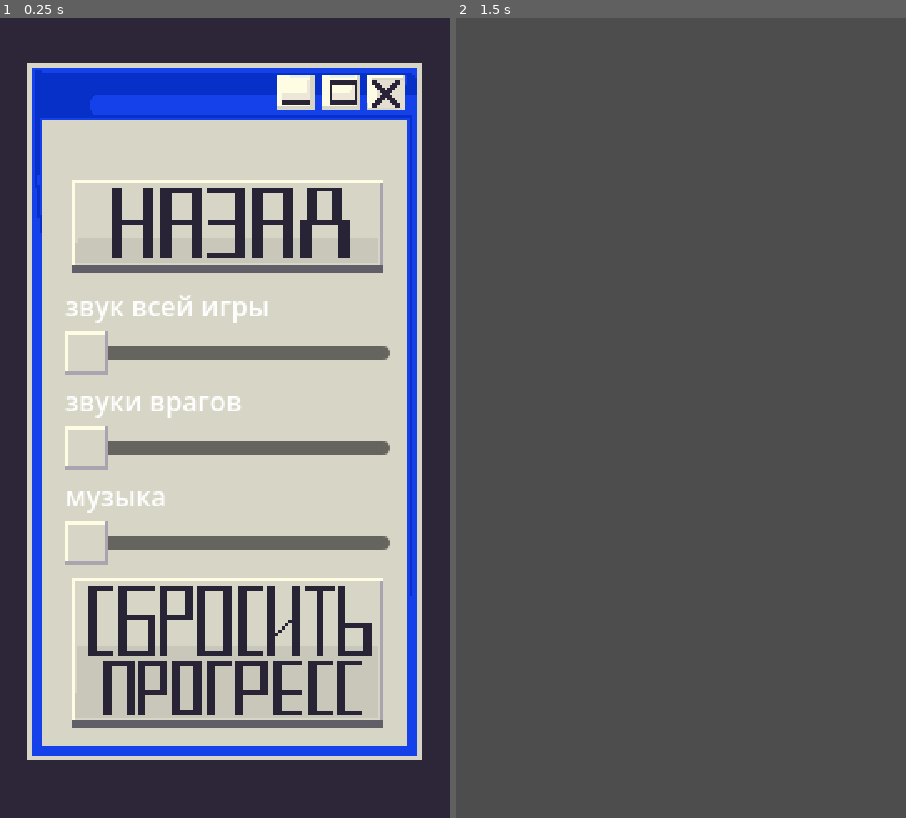
Above: before the commit, frames 1-2 (left to right).
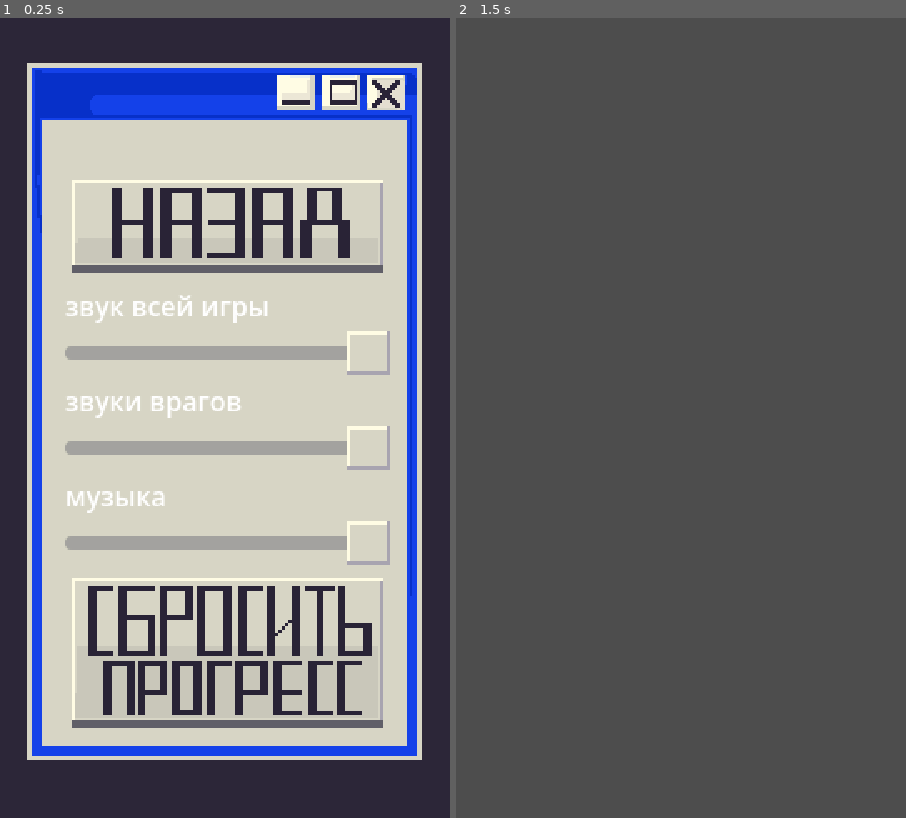
Above: after the commit, the same moments.

Repository: top-it-090304/System-dreams
Game: Godot game, scene res://src/Scenes/Settings.tscn
Same seed, same stepped clock (60 frames per second), same inputs: the game is played once before the commit and once after it. This scene is started directly instead of the project's main scene.
Inputs (mouse positions are in pixels of both pictures, inside the frame that each line leads up to):
- Up to frame 1 (0.25 s): no input
- Up to frame 2 (1.5 s): click (685, 226) at 0.5 s; tap Enter at 1.25 s; move the mouse to (780, 378) at 1.27 s; hold Right (ui_right) from 1.28 s (still down); click (780, 378) at 1.42 s

The runs differ from the first frame. In frame 1, 4.5% of the frame differs, in the area x 14-87%, y 39-69%; in frame 2, nothing differs.

Commit message:
добавлен звук

Diff:
--- a/system-dreams/src/Player/script/player.gd
+++ b/system-dreams/src/Player/script/player.gd
@@ -143,14 +143,15 @@
 	UpdateAnimation()
 
 func _on_death_screen_restart() -> void:
-	var current_scene = get_tree().current_scene.scene_file_path
 	get_tree().paused = false
+	MusicManager.play_gameplay_music()
 	get_tree().reload_current_scene()
 
 
 
 func _on_death_screen_menu() -> void:
 	get_tree().paused = false
+	MusicManager.play_menu_music()
 	get_tree().change_scene_to_file("res://ui/main_menu/main_menu.tscn")
 
 func SetDirection() -> bool:
--- a/system-dreams/src/Scenes/settings.gd
+++ b/system-dreams/src/Scenes/settings.gd
@@ -1,28 +1,109 @@
 extends CanvasLayer
 
+const AUDIO_SETTINGS_PATH := "user://audio_settings.cfg"
+const BUS_MASTER := "Master"
+const BUS_ENEMIES_PRIMARY := "Enemies"
+const BUS_ENEMIES_FALLBACK := "SFX"
 
-# Called when the node enters the scene tree for the first time.
+@onready var _master_slider: HSlider = $Control/VBoxContainer/HSlider2
+@onready var _enemies_slider: HSlider = $Control/VBoxContainer/HSlider
+@onready var _music_slider: HSlider = $Control/VBoxContainer/HSlider3
+
 func _ready() -> void:
 	process_mode = PROCESS_MODE_ALWAYS
 	layer = 30
+	_restore_music_for_context()
+	_setup_sliders()
+	_load_audio_settings()
+
 	$Control/VBoxContainer/settings_back.pressed.connect(_on_settings_back_pressed)
 	$Control/VBoxContainer/reset_progress.pressed.connect(_on_reset_progress_pressed)
 
-
-	pass # Replace with function body.
-
-
-# Called every frame. 'delta' is the elapsed time since the previous frame.
-func _process(delta: float) -> void:
+func _process(_delta: float) -> void:
 	pass
 
+func _setup_sliders() -> void:
+	for slider in [_master_slider, _enemies_slider, _music_slider]:
+		slider.min_value = 0.0
+		slider.max_value = 1.0
+		slider.step = 0.01
+
+	_master_slider.value_changed.connect(_on_master_volume_changed)
+	_enemies_slider.value_changed.connect(_on_enemies_volume_changed)
+	_music_slider.value_changed.connect(_on_music_volume_changed)
+
+func _load_audio_settings() -> void:
+	var config := ConfigFile.new()
+	var err := config.load(AUDIO_SETTINGS_PATH)
+
+	var master_value := 1.0
+	var enemies_value := 1.0
+	var music_value := 1.0
+
+	if err == OK:
+		master_value = float(config.get_value("audio", "master", 1.0))
+		enemies_value = float(config.get_value("audio", "enemies", 1.0))
+		music_value = float(config.get_value("audio", "music", 1.0))
+
+	_master_slider.set_value_no_signal(clampf(master_value, 0.0, 1.0))
+	_enemies_slider.set_value_no_signal(clampf(enemies_value, 0.0, 1.0))
+	_music_slider.set_value_no_signal(clampf(music_value, 0.0, 1.0))
+
+	_apply_all_audio_values()
+
+func _apply_all_audio_values() -> void:
+	_apply_bus_linear(BUS_MASTER, _master_slider.value)
+	_apply_enemies_bus_linear(_enemies_slider.value)
+	MusicManager.set_music_volume_linear(_music_slider.value)
+
+func _on_master_volume_changed(value: float) -> void:
+	_apply_bus_linear(BUS_MASTER, value)
+	_save_audio_settings()
+
+func _on_enemies_volume_changed(value: float) -> void:
+	_apply_enemies_bus_linear(value)
+	_save_audio_settings()
+
+func _on_music_volume_changed(value: float) -> void:
+	MusicManager.set_music_volume_linear(value)
+	_save_audio_settings()
+
+func _apply_enemies_bus_linear(value: float) -> void:
+	if _has_bus(BUS_ENEMIES_PRIMARY):
+		_apply_bus_linear(BUS_ENEMIES_PRIMARY, value)
+	elif _has_bus(BUS_ENEMIES_FALLBACK):
+		_apply_bus_linear(BUS_ENEMIES_FALLBACK, value)
+
+func _apply_bus_linear(bus_name: String, value: float) -> void:
+	if not _has_bus(bus_name):
+		return
+
+	var bus_idx := AudioServer.get_bus_index(bus_name)
+	var linear := clampf(value, 0.0, 1.0)
+	var db := linear_to_db(linear) if linear > 0.0 else -80.0
+	AudioServer.set_bus_volume_db(bus_idx, db)
+
+func _has_bus(bus_name: String) -> bool:
+	return AudioServer.get_bus_index(bus_name) != -1
+
+func _save_audio_settings() -> void:
+	var config := ConfigFile.new()
+	config.set_value("audio", "master", _master_slider.value)
+	config.set_value("audio", "enemies", _enemies_slider.value)
+	config.set_value("audio", "music", _music_slider.value)
+	config.save(AUDIO_SETTINGS_PATH)
 
 func _on_reset_progress_pressed() -> void:
+	_restore_music_for_context()
 	queue_free()
 
+func _on_settings_back_pressed() -> void:
+	_restore_music_for_context()
+	queue_free()
 
-	pass # Replace with function body.
-
-
-func _on_settings_back_pressed() -> void:
-	queue_free()
+func _restore_music_for_context() -> void:
+	var current_scene := get_tree().current_scene
+	if current_scene and current_scene.scene_file_path == "res://src/Scenes/main.tscn":
+		MusicManager.play_gameplay_music()
+	else:
+		MusicManager.play_menu_music()
